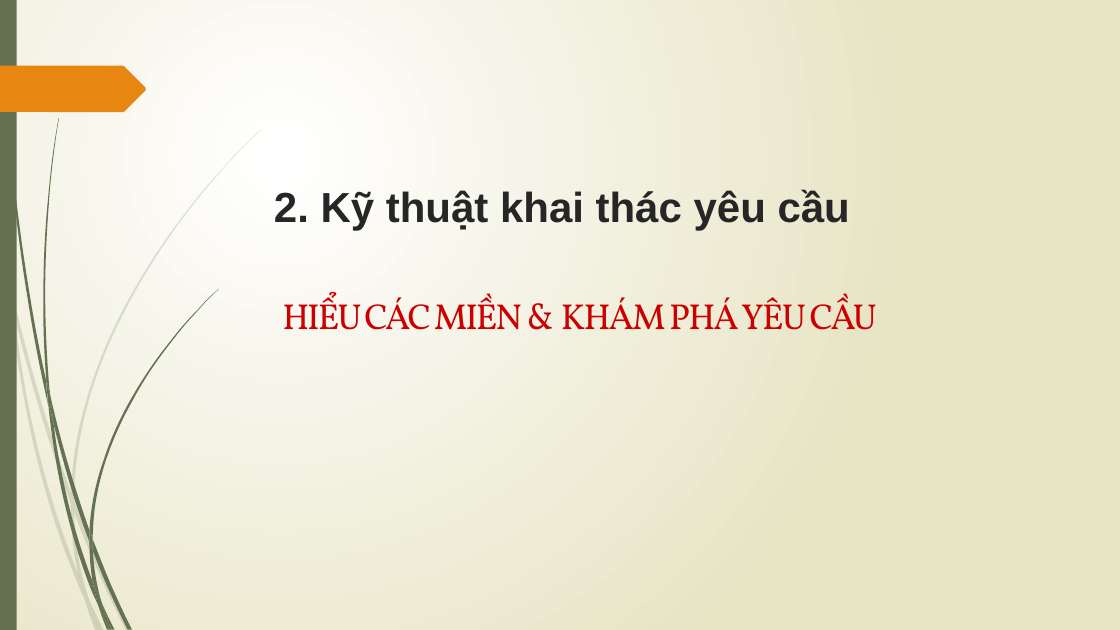
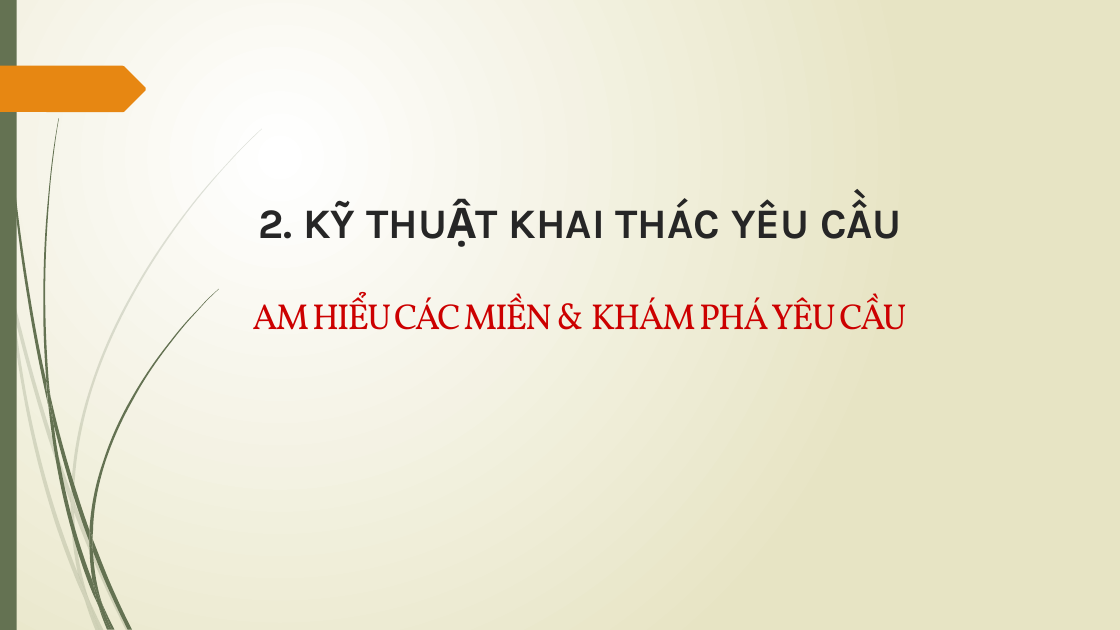
Before and after one commit to vutuanhai237/CourseMaterials, a slide deck: slide 2 of SE357-Requirement engineering/Slides/Lý thuyết/Bài 4- Khám phá yêu cầu.pptx. Drawn at 1120x630 pixels with LibreOffice and Linux fonts; fonts in the diff are those of the drawing. Boxes give left, top, right and bottom in pixels: in the first picture for what was removed or moved away, otherwise in the second. Text is boxed around its words. In the diff, an @@ line names an element or a change of style, - is before the commit and + after.

```diff
--- a/SE357-Requirement engineering/Slides/Lý thuyết/Bài 4- Khám phá yêu cầu.pptx
+++ b/SE357-Requirement engineering/Slides/Lý thuyết/Bài 4- Khám phá yêu cầu.pptx
@@ title at box(258, 200, 809, 239): text changed; font Arial to Karla @@
-2. Kỹ thuật khai thác yêu cầu
+2. KỸ THUẬT KHAI THÁC YÊU CẦU
@@ text at box(252, 294, 906, 330): text changed @@
-HIỂU CÁC MIỀN & KHÁM PHÁ YÊU CẦU
+AM HIỂU CÁC MIỀN & KHÁM PHÁ YÊU CẦU
```
Also in this commit, not shown: 15 other slides changed, 6 slides added, 3 slides removed, 19 other files.
